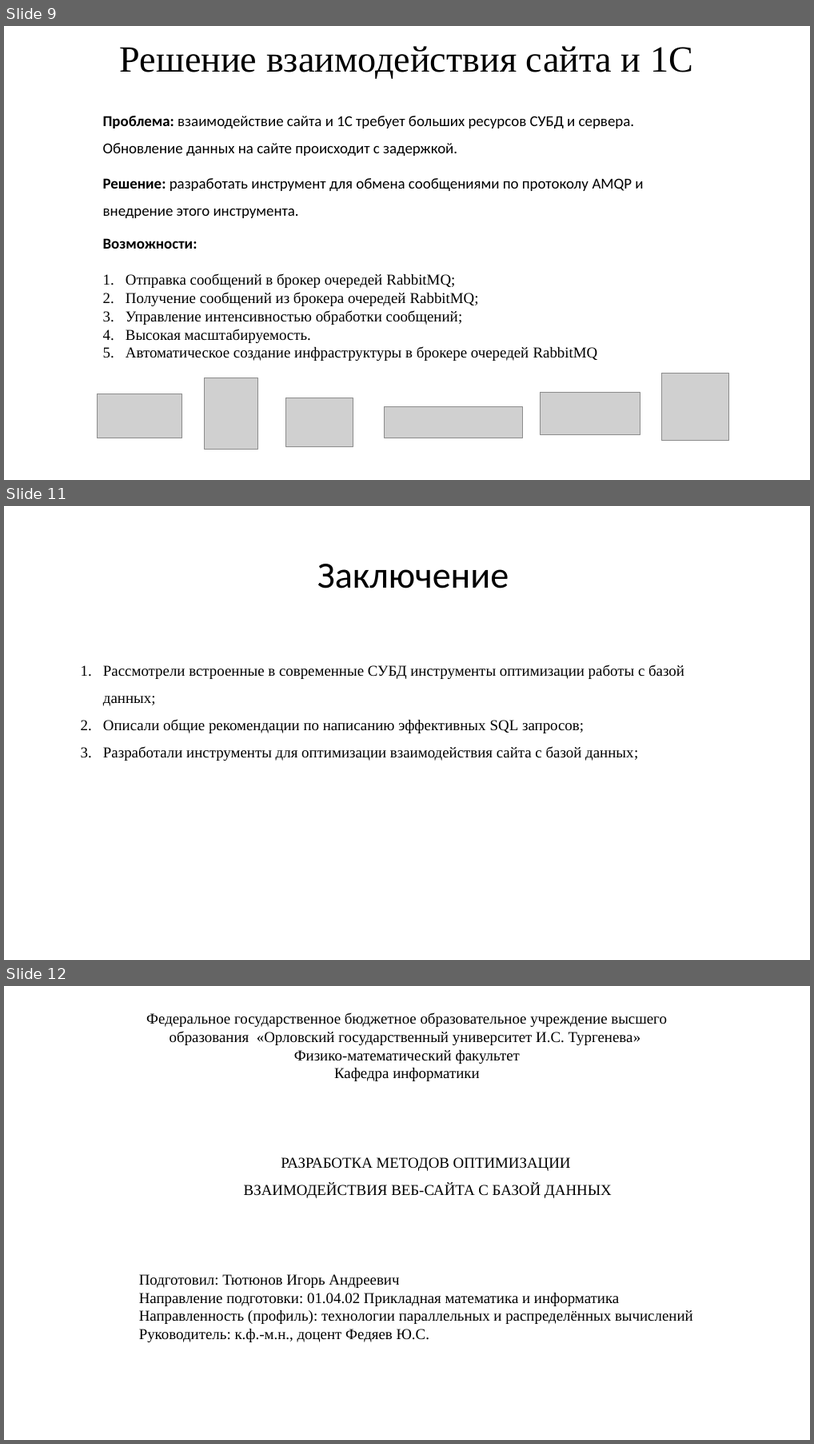
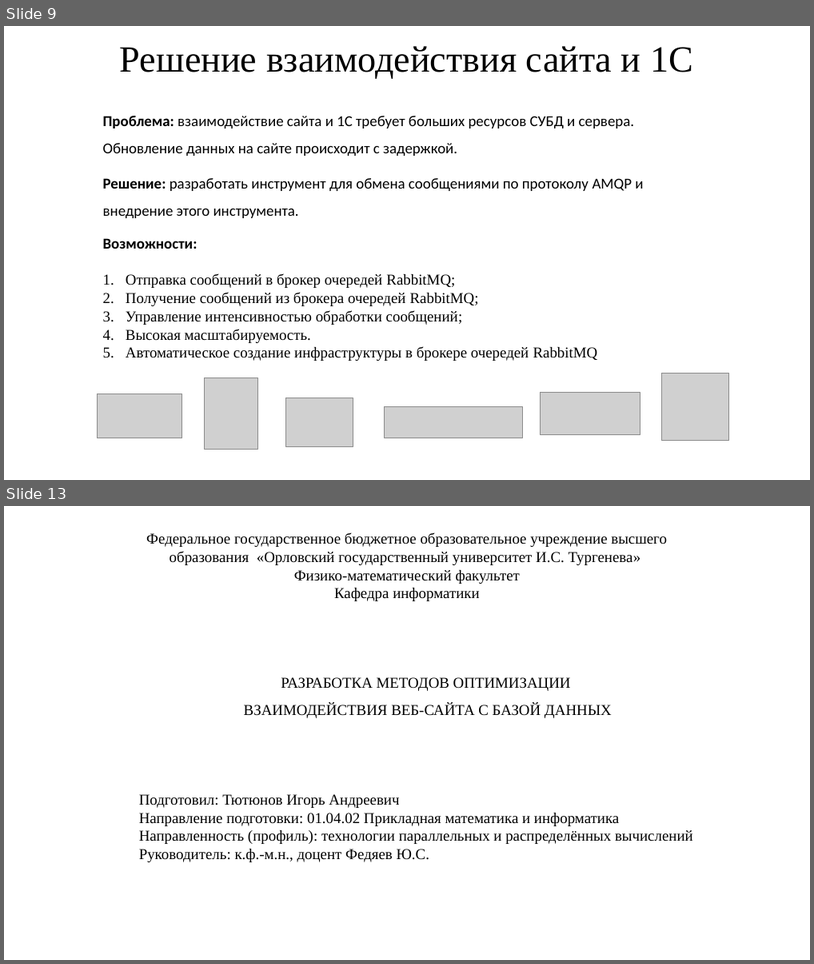
Before and after one commit to IgorTyutyunov/-, a slide deck: ВКР_5.pptx. Shown one above the other, each under a label of ours: slides 9, 11 and 12 before the commit, slides 9 and 13 after it; the slides between them are not shown. The pictures are 814x1444 and 814x964 pixels, drawn with LibreOffice and Linux fonts; fonts in the diff are those of the drawing; grey boxes stand for pictures. Boxes give left, top, right and bottom in pixels: in the first picture for what was removed or moved away, otherwise in the second. Text is boxed around its words. In the diff, an @@ line names an element or a change of style, - is before the commit and + after.

```diff
--- a/ВКР_5.pptx
+++ b/ВКР_5.pptx
@@ slide 11 removed at [4,506,810,960], background #FFFFFF @@
@@ title removed at [318,564,509,588] @@
-Заключение
@@ text removed at [103,664,685,760] @@
-  1. Рассмотрели встроенные в современные СУБД инструменты оптимизации работы с базой данных;
-  2. Описали общие рекомендации по написанию эффективных SQL запросов;
-  3. Разработали инструменты для оптимизации взаимодействия сайта с базой данных;
@@ what was slide 12 is now slide 13 @@
```
Also in this commit, not shown: 2 slides changed, 2 slides added.
